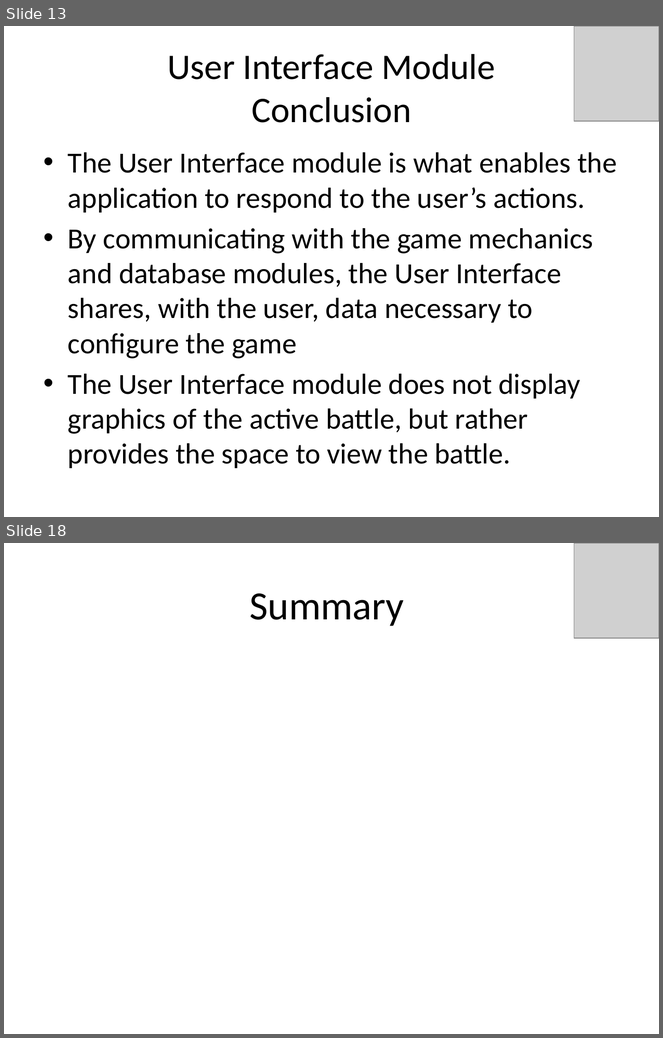
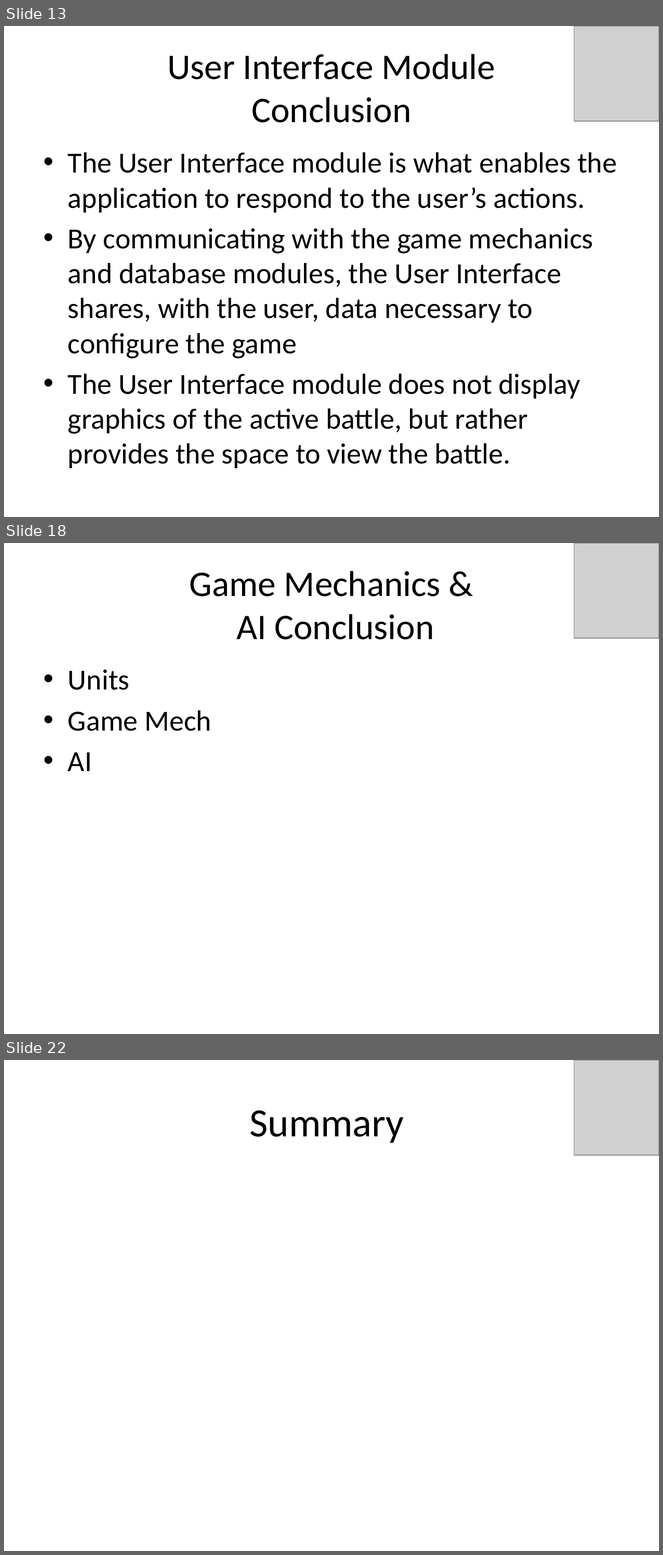
Before and after one commit to idxExtropy/duel-reality, a slide deck: Docs/DUEL REALITY .pptx. Shown one above the other, each under a label of ours: slides 13 and 18 before the commit, slides 13, 18 and 22 after it; the slides between them are not shown. The pictures are 663x1038 and 663x1555 pixels, drawn with LibreOffice and Linux fonts; fonts in the diff are those of the drawing; grey boxes stand for pictures. Boxes give left, top, right and bottom in pixels: in the first picture for what was removed or moved away, otherwise in the second. Text is boxed around its words. In the diff, an @@ line names an element or a change of style, - is before the commit and + after.

```diff
--- a/Docs/DUEL REALITY .pptx
+++ b/Docs/DUEL REALITY .pptx
@@ slide 18 added at <box>4,543,659,1034</box>, background #FFFFFF @@
@@ picture added at <box>574,543,659,638</box> @@
@@ title added at <box>190,571,441,640</box>, 39.6 pt, text #000000 @@
+Game Mechanics &
+AI Conclusion
@@ text added at <box>68,669,211,771</box>, 32 pt, text #000000 @@
+• Units
+• Game Mech
+• AI
@@ what was slide 18 is now slide 22 @@
```
Also in this commit, not shown: 9 slides changed, 7 other slides added, 4 slides removed.
